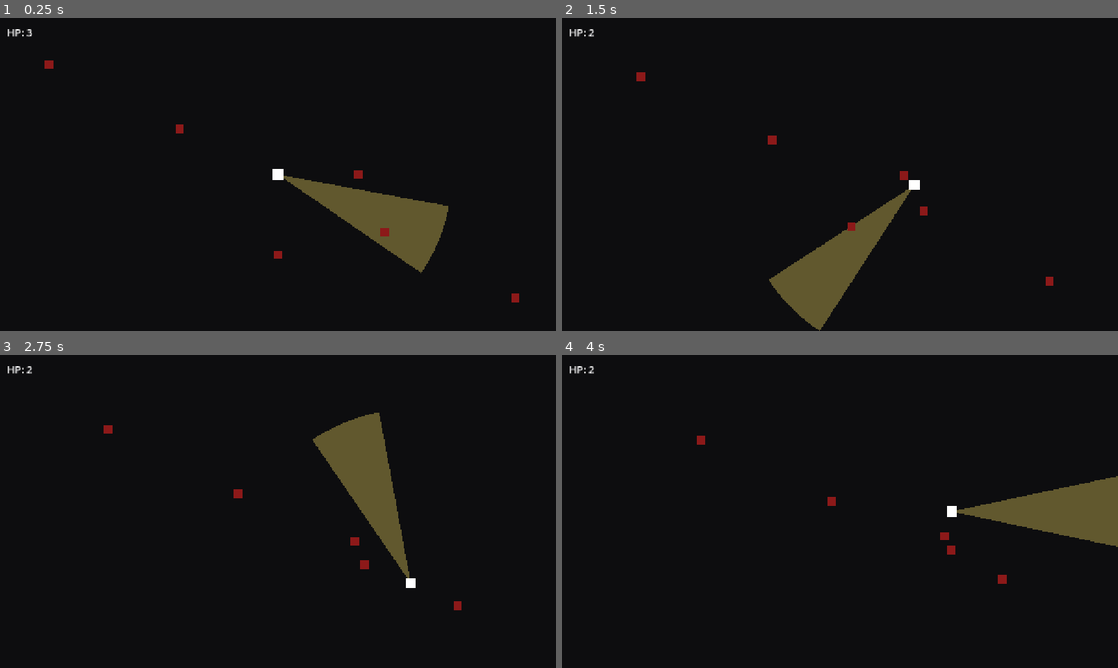
Above: before the commit, frames 1-4 (two rows, left to right).
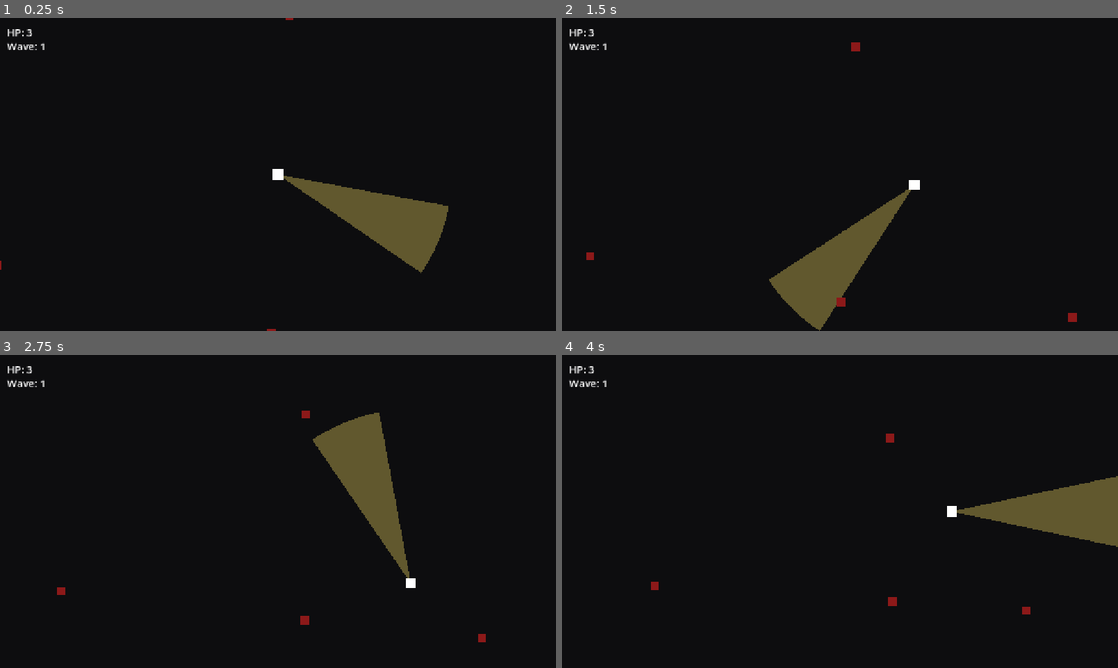
Above: after the commit, the same moments.

Repository: YaroslavChmyr/lighthouse-defence
Game: Godot game, scene res://main.tscn
The game is run twice, just before and just after one commit, with the same random seed, the same clock (stepped at 60 frames per second) and the same inputs.
Inputs:
- Up to frame 1 (0.25 s): no input
- Up to frame 2 (1.5 s): tap Enter (ui_accept) at 0.5, 0.77 s; hold D (move_right) 0.53-1.28 s; hold S (move_down) from 1.28 s (still down)
- Up to frame 3 (2.75 s): tap Enter (ui_accept) at 1.52 s; release S (move_down) at 2.03 s; hold D (move_right) from 2.03 s (still down)
- Up to frame 4 (4 s): release D (move_right) at 2.78 s; hold W (move_up) 2.78-3.53 s; tap Enter (ui_accept) at 3.02, 3.77 s; hold Left (move_left) from 3.53 s (still down)

The runs differ from the first frame. In frame 1, 0.4% of the frame differs, in the area x 0-94%, y 0-100%; in frame 2, 0.5%, in the area x 1-93%, y 3-98%; in frame 3, 0.5%; in frame 4, 0.5%.

Commit message:
Slice 6: waves
WaveSpawner reads one const WAVES table, spawns each wave just outside a
random screen edge, and starts the next wave after a 2 s break once the
previous one is cleared. Wave 1 is 4 walkers at 60 px/s; count and speed
rise each wave, HP does not. After the table runs out the last entry
repeats, until slice 9 replaces it with the real 10-wave curve.

Spawned enemies are the spawner's own children, so "wave cleared" is just
get_child_count() == 0 with no dead-enemy bookkeeping. The break counts
down on accumulated delta, so pausing on death stops it too.

The current wave lives in the spawner rather than a Game autoload: only the
spawner and HUD need it, and scene reload resets it for free. The autoload
waits until best score has to survive restarts.

The six hand-placed walkers are gone from main.tscn.

Co-Authored-By: Claude Opus 5 <noreply@anthropic.com>

Diff:
--- a/main.gd
+++ b/main.gd
@@ -1,15 +1,16 @@
 extends Node2D
 
 @onready var _player: Player = $Player
+@onready var _wave_spawner: WaveSpawner = $WaveSpawner
 @onready var _hud: Hud = $Hud
 @onready var _game_over: GameOver = $GameOver
 
 
 func _ready() -> void:
-	for enemy in get_tree().get_nodes_in_group("enemies"):
-		enemy.target = _player
+	_wave_spawner.target = _player
 	_hud.set_health(_player.health)
 	_player.health_changed.connect(_hud.set_health)
+	_wave_spawner.wave_started.connect(_hud.set_wave)
 	_player.died.connect(_on_player_died)
 	_game_over.restart_requested.connect(_on_restart_requested)
 
--- a/main.tscn
+++ b/main.tscn
@@ -2,7 +2,7 @@
 
 [ext_resource type="Script" path="res://main.gd" id="1_h2yge"]
 [ext_resource type="PackedScene" path="res://entities/player/player.tscn" id="1_ig7tw"]
-[ext_resource type="PackedScene" path="res://entities/enemies/enemy_walker.tscn" id="2_0xm2m"]
+[ext_resource type="Script" path="res://systems/wave_spawner.gd" id="3_lquwl"]
 [ext_resource type="PackedScene" path="res://ui/hud.tscn" id="4_lquwl"]
 [ext_resource type="PackedScene" path="res://ui/game_over.tscn" id="5_7mycd"]
 
@@ -17,23 +17,8 @@
 [node name="Player" parent="." unique_id=1692181849 instance=ExtResource("1_ig7tw")]
 position = Vector2(640, 360)
 
-[node name="EnemyWalker1" parent="." unique_id=446236254 instance=ExtResource("2_0xm2m")]
-position = Vector2(840, 360)
-
-[node name="EnemyWalker2" parent="." unique_id=677367033 instance=ExtResource("2_0xm2m")]
-position = Vector2(640, 560)
-
-[node name="EnemyWalker3" parent="." unique_id=1406352354 instance=ExtResource("2_0xm2m")]
-position = Vector2(400, 250)
-
-[node name="EnemyWalker4" parent="." unique_id=353740749 instance=ExtResource("2_0xm2m")]
-position = Vector2(900, 500)
-
-[node name="EnemyWalker5" parent="." unique_id=1409838565 instance=ExtResource("2_0xm2m")]
-position = Vector2(100, 100)
-
-[node name="EnemyWalker6" parent="." unique_id=1588480331 instance=ExtResource("2_0xm2m")]
-position = Vector2(1200, 650)
+[node name="WaveSpawner" type="Node" parent="." unique_id=952601501]
+script = ExtResource("3_lquwl")
 
 [node name="Hud" parent="." unique_id=940765043 instance=ExtResource("4_lquwl")]
 
--- /dev/null
+++ b/systems/wave_spawner.gd
@@ -0,0 +1,56 @@
+class_name WaveSpawner
+extends Node
+
+signal wave_started(wave_number: int)
+
+const ENEMY_SCENE := preload("res://entities/enemies/enemy_walker.tscn")
+const WAVES := [
+	{"count": 4, "speed": 60.0},
+	{"count": 6, "speed": 65.0},
+	{"count": 8, "speed": 70.0},
+	{"count": 10, "speed": 75.0},
+	{"count": 12, "speed": 80.0},
+]
+
+@export var wave_break_duration: float = 2.0
+@export var spawn_margin: float = 20.0
+
+var target: Node2D
+
+var _wave_number: int = 0
+var _break_remaining: float = 0.0
+
+
+func _physics_process(delta: float) -> void:
+	if get_child_count() > 0:
+		return
+	_break_remaining -= delta
+	if _break_remaining > 0.0:
+		return
+	_start_next_wave()
+
+
+func _start_next_wave() -> void:
+	_wave_number += 1
+	var wave: Dictionary = WAVES[mini(_wave_number, WAVES.size()) - 1]
+	for i in wave["count"]:
+		var enemy = ENEMY_SCENE.instantiate()
+		enemy.move_speed = wave["speed"]
+		enemy.target = target
+		enemy.position = _random_edge_position()
+		add_child(enemy)
+	_break_remaining = wave_break_duration
+	wave_started.emit(_wave_number)
+
+
+func _random_edge_position() -> Vector2:
+	var size := get_viewport().get_visible_rect().size
+	match randi() % 4:
+		0:
+			return Vector2(randf() * size.x, -spawn_margin)
+		1:
+			return Vector2(randf() * size.x, size.y + spawn_margin)
+		2:
+			return Vector2(-spawn_margin, randf() * size.y)
+		_:
+			return Vector2(size.x + spawn_margin, randf() * size.y)
--- a/ui/hud.gd
+++ b/ui/hud.gd
@@ -2,7 +2,12 @@
 extends CanvasLayer
 
 @onready var _health_label: Label = $HealthLabel
+@onready var _wave_label: Label = $WaveLabel
 
 
 func set_health(health: int) -> void:
 	_health_label.text = "HP: %d" % health
+
+
+func set_wave(wave_number: int) -> void:
+	_wave_label.text = "Wave: %d" % wave_number
--- a/ui/hud.tscn
+++ b/ui/hud.tscn
@@ -12,3 +12,11 @@
 offset_bottom = 16.0
 theme_override_font_sizes/font_size = 24
 text = "HP: 3"
+
+[node name="WaveLabel" type="Label" parent="." unique_id=2080222639]
+offset_left = 16.0
+offset_top = 48.0
+offset_right = 16.0
+offset_bottom = 48.0
+theme_override_font_sizes/font_size = 24
+text = "Wave: 1"
Not shown, added: systems/wave_spawner.gd.uid
